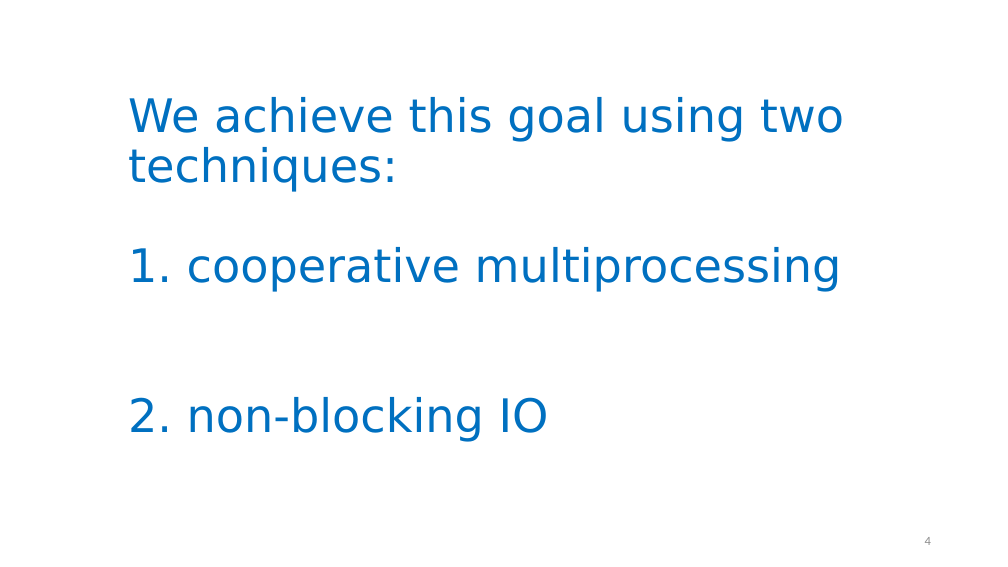
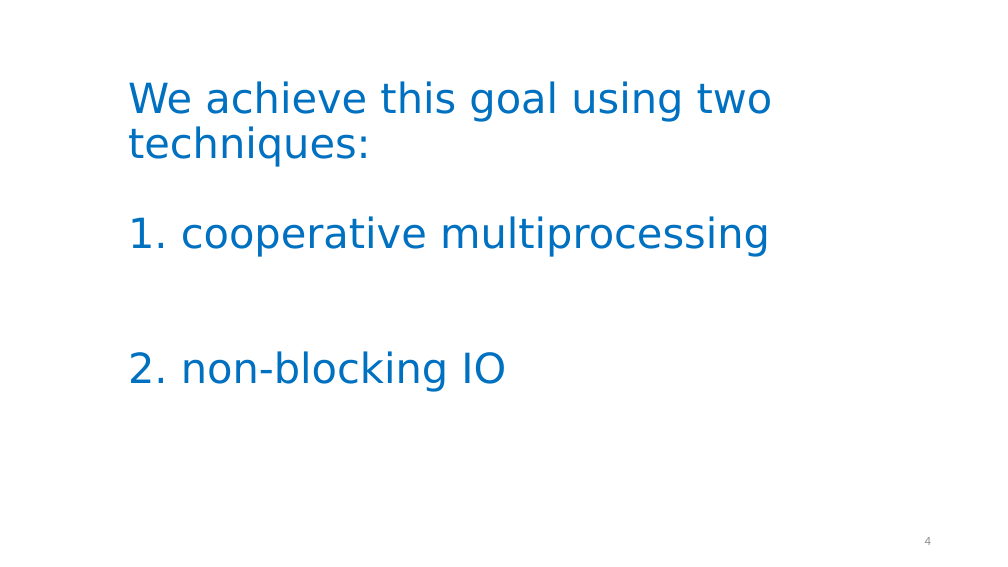
Before and after one commit to neu-se/CS4530-Fall-2024, a slide deck: slide 4 of Slides/Module 06 Concurrency Patterns in Typescript.pptx. Drawn at 1008x567 pixels with LibreOffice and Linux fonts; fonts in the diff are those of the drawing. Boxes give left, top, right and bottom in pixels: in the first picture for what was removed or moved away, otherwise in the second. Text is boxed around its words. In the diff, an @@ line names an element or a change of style, - is before the commit and + after.

```diff
--- a/Slides/Module 06 Concurrency Patterns in Typescript.pptx
+++ b/Slides/Module 06 Concurrency Patterns in Typescript.pptx
@@ title "We achieve this goal using ...": place and size @@
-title "We achieve this goal using ..." at (128,97,844,442)
+title "We achieve this goal using ..." at (128,81,773,392)
@@ title "We achieve this goal using ..." at (128,81,773,392): size 44 to 39.6 pt @@
```
Also in this commit, not shown: 4 other slides changed, 2 other files.
